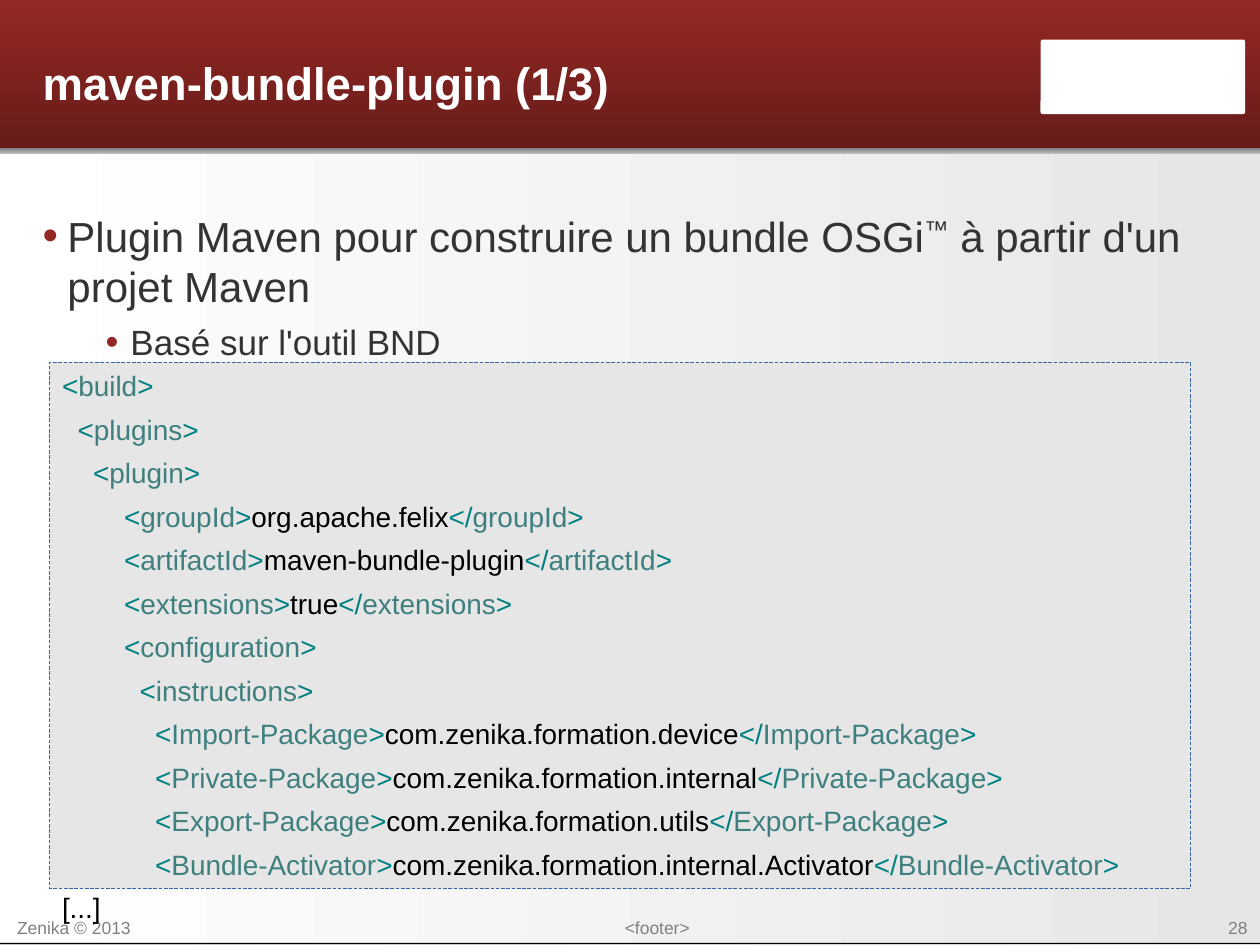
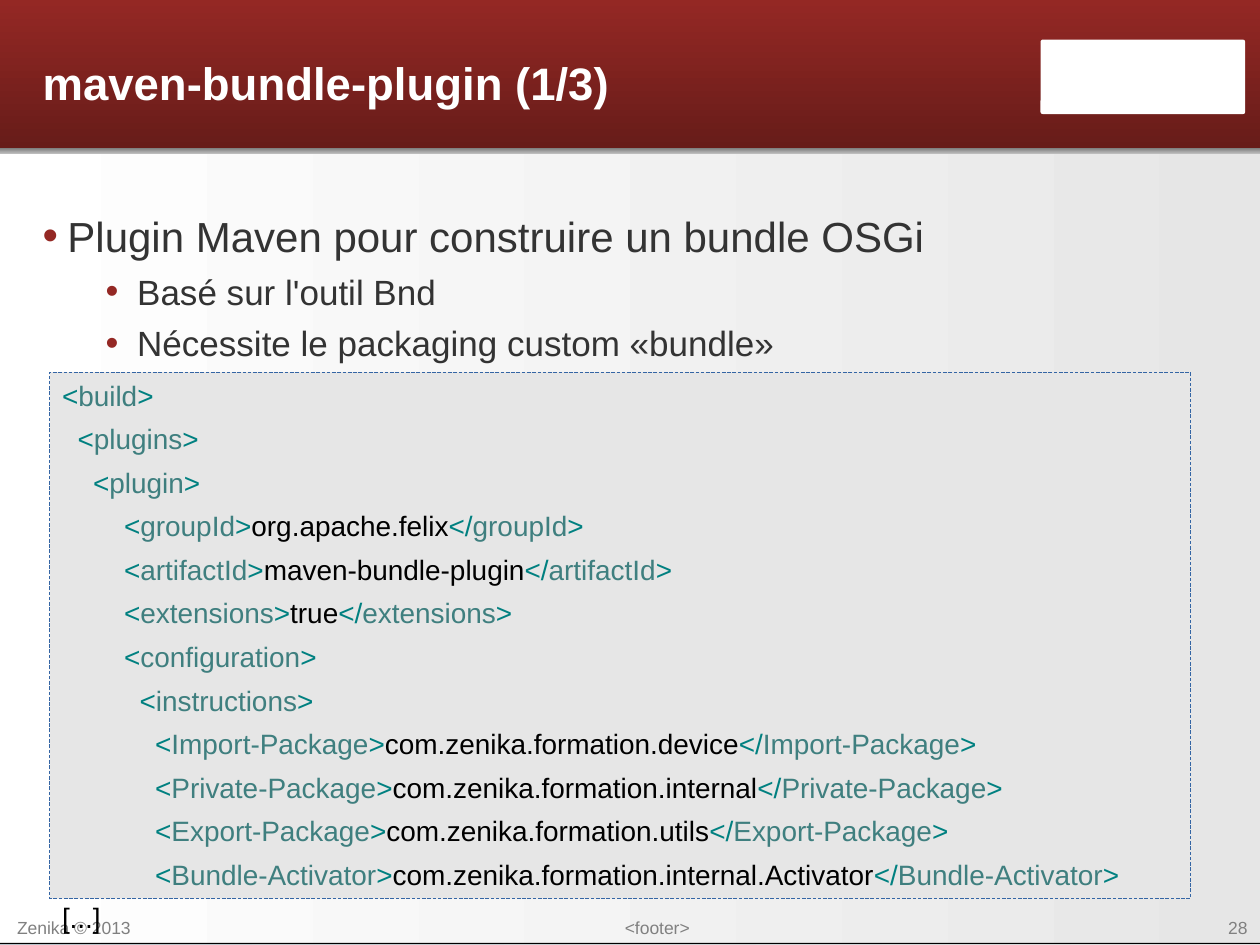
Before and after one commit to Zenika/formation-maven-osgi, a slide deck: slide 28 of Maven - 08 - Execution de plugins.odp. Drawn at 1260x945 pixels with LibreOffice and Linux fonts; fonts in the diff are those of the drawing; background and template pictures are left out. Boxes give left, top, right and bottom in pixels: in the first picture for what was removed or moved away, otherwise in the second. Text is boxed around its words. In the diff, an @@ line names an element or a change of style, - is before the commit and + after.

```diff
--- a/Maven - 08 - Execution de plugins.odp
+++ b/Maven - 08 - Execution de plugins.odp
@@ text at bbox=[67, 221, 924, 363]: text changed; size 24 to 20 pt @@
-• Plugin Maven pour construire un bundle OSGi™ à partir d'un projet Maven
-  • Basé sur l'outil BND
+• Plugin Maven pour construire un bundle OSGi
+  • Basé sur l'outil Bnd
+  • Nécessite le packaging custom «bundle»
@@ text "<build>": place and size @@
-text "<build>" at bbox=[49, 362, 1191, 901]
+text "<build>" at bbox=[49, 372, 1191, 911]
```
Also in this commit, not shown: 2 other slides changed, 3 slides added.
